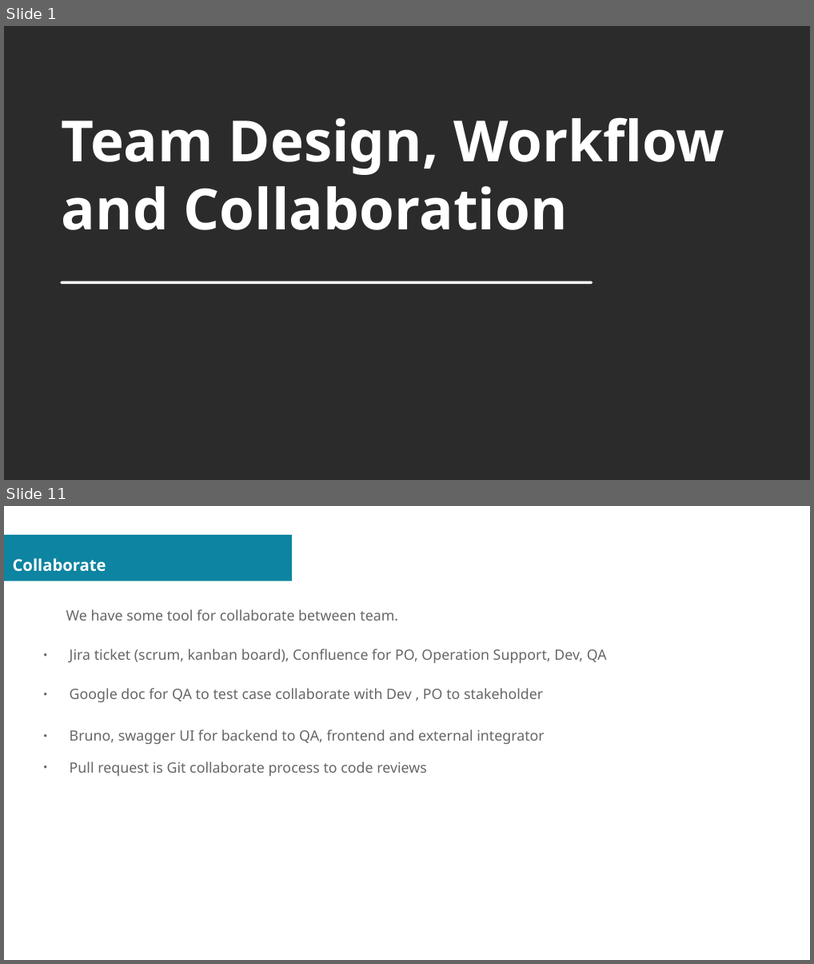
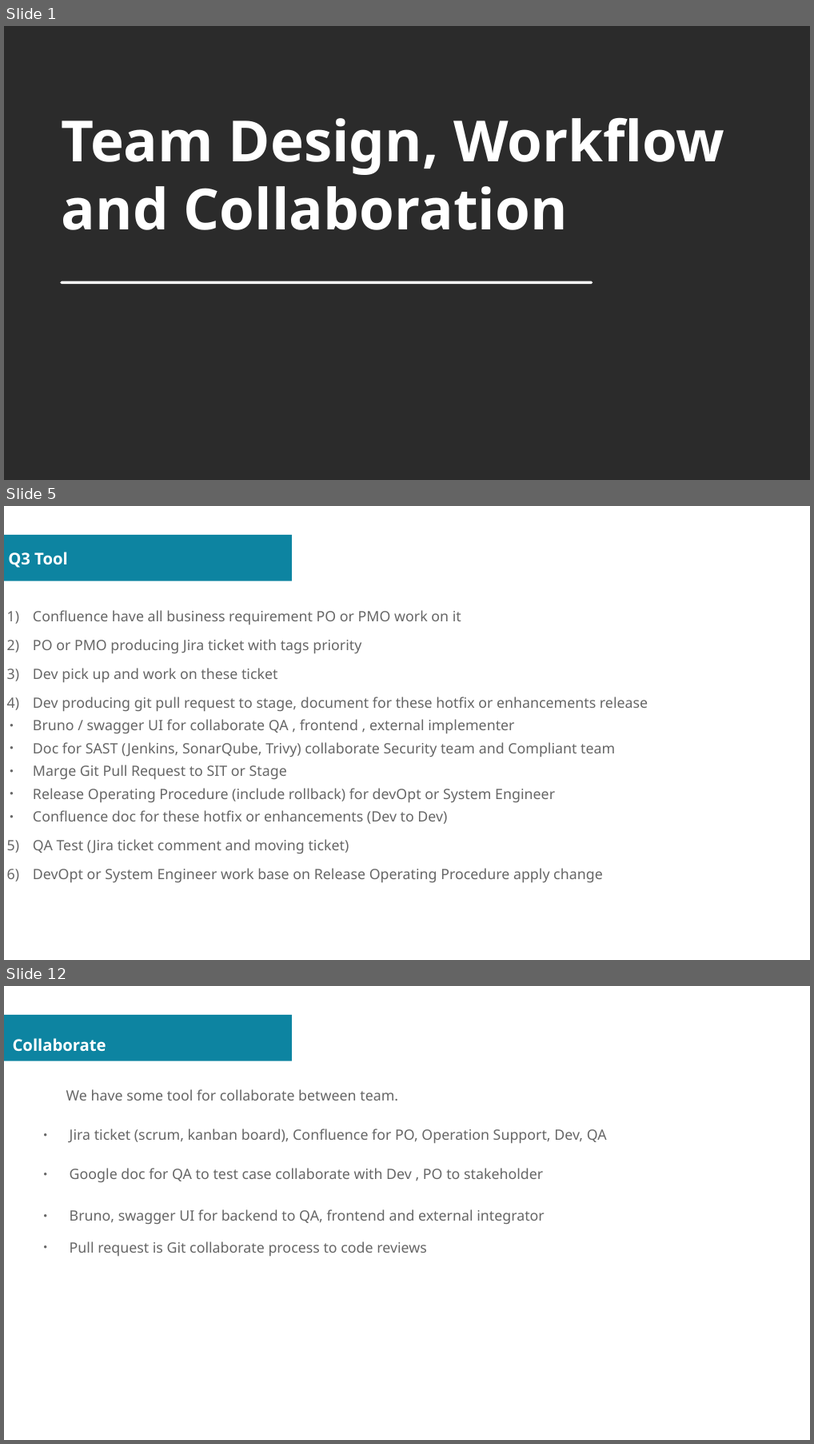
Before and after one commit to sovannotychea/ori-test, a slide deck: docs/01.odp. Shown one above the other, each under a label of ours: slides 1 and 11 before the commit, slides 1, 5 and 12 after it; the slides between them are not shown. The pictures are 814x964 and 814x1444 pixels, drawn with LibreOffice and Linux fonts; fonts in the diff are those of the drawing; background and template pictures are left out; a plain dark background stands for a picture behind light text. Boxes give left, top, right and bottom in pixels: in the first picture for what was removed or moved away, otherwise in the second. Text is boxed around its words. In the diff, an @@ line names an element or a change of style, - is before the commit and + after.

```diff
--- a/docs/01.odp
+++ b/docs/01.odp
@@ slide 5 added at bbox=[4, 506, 810, 960], background #FFFFFF; not listed: 1 template element that a slide beside it also shows @@
@@ title added at bbox=[8, 552, 68, 568], 16 pt, text #FFFFFF, bold @@
+Q3 Tool
@@ text added at bbox=[33, 610, 648, 883], 14 pt, text #666666 @@
+1) Confluence have all business requirement PO or PMO work on it
+2) PO or PMO producing Jira ticket with tags priority
+3) Dev pick up and work on these ticket
+4) Dev producing git pull request to stage, document for these hotfix or enhancements release
+    ● Bruno / swagger UI for collaborate QA , frontend , external implementer
+    ● Doc for SAST (Jenkins, SonarQube, Trivy) collaborate Security team and Compliant team
+    ● Marge Git Pull Request to SIT or Stage
+    ● Release Operating Procedure (include rollback) for devOpt or System Engineer
+    ● Confluence doc for these hotfix or enhancements (Dev to Dev)
+5) QA Test (Jira ticket comment and moving ticket)
+6) DevOpt or System Engineer work base on Release Operating Procedure apply change
@@ what was slide 11 is now slide 12 @@
```
Also in this commit, not shown: 6 slides changed, 3 other slides added, 3 slides removed, 5 other files.
